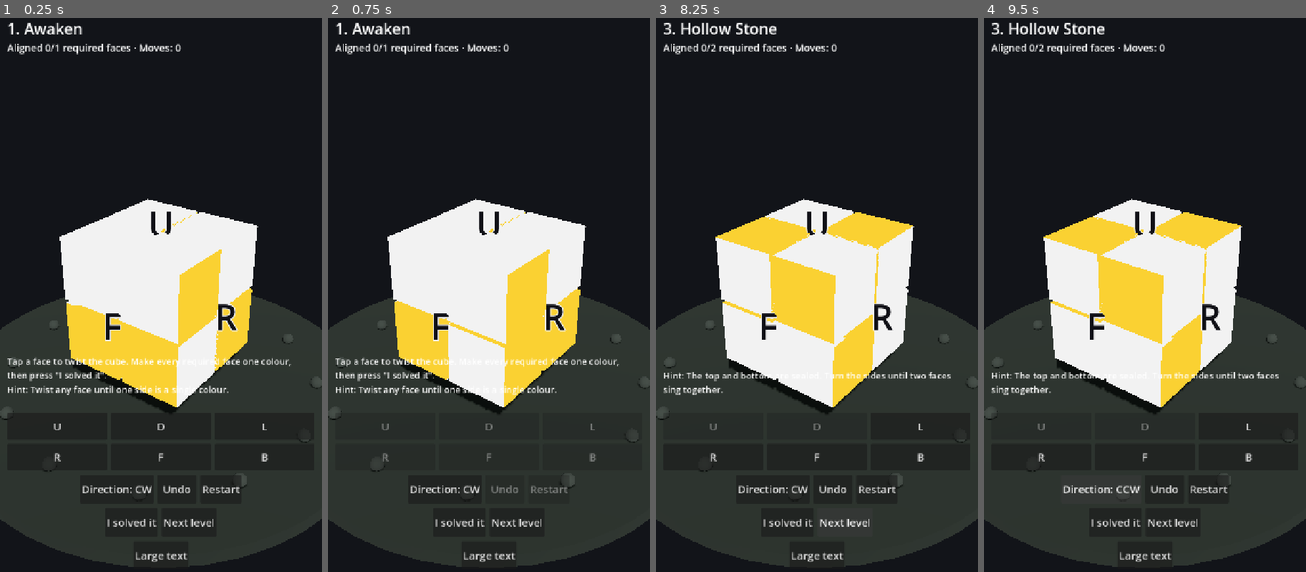
Above: before the commit, frames 1-4 (left to right).
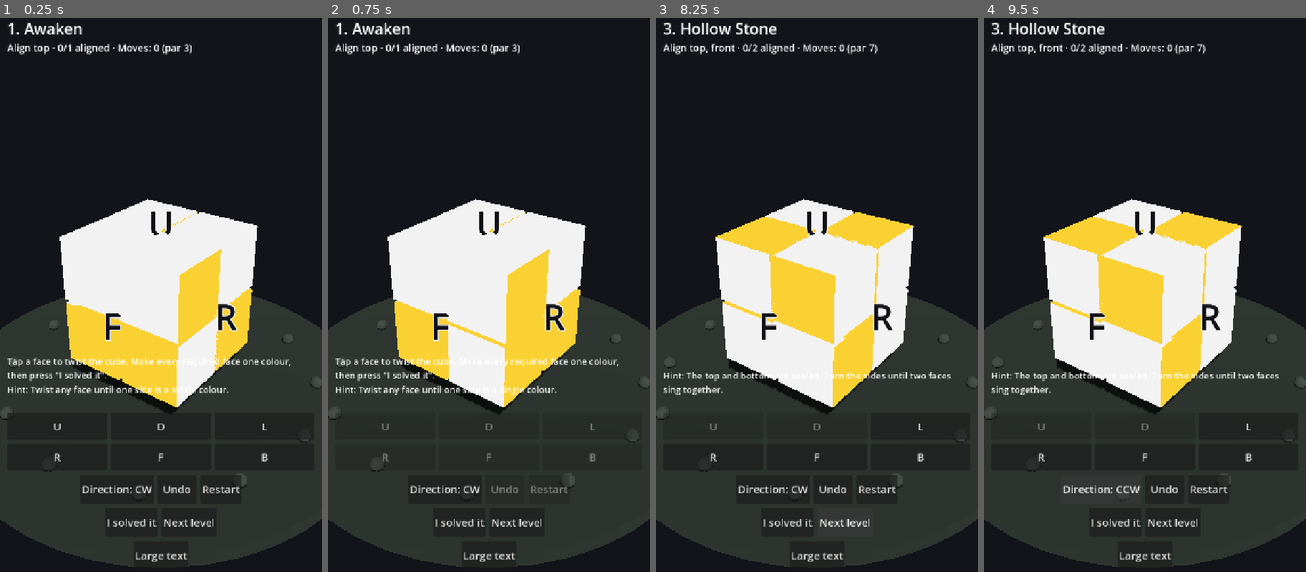
Above: after the commit, the same moments.

Repository: downwitherfan-design/CraftCube
Game: Godot game, scene res://scenes/Main.tscn
Same seed, same stepped clock (60 frames per second), same inputs: the game is played once before the commit and once after it.
Inputs:
- Up to frame 1 (0.25 s): no input
- Up to frame 2 (0.75 s): click "U" at 0.5 s
- Up to frame 3 (8.25 s): click "D" at 1.25 s; click "L" at 2 s; click "R" at 2.75 s; click "F" at 3.5 s; click "B" at 4.25 s; click "Restart" at 5 s; click "Restart" at 5.75 s; click "Restart" at 6.5 s; click "Next level" at 7.25 s; click "Next level" at 8 s
- Up to frame 4 (9.5 s): click "Direction: CW" at 8.75 s

The runs differ from the first frame. In frame 1, 0.5% of the frame differs, in the area x 9-60%, y 4-7%; in frame 2, 0.5%; in frame 3, 0.5%, in the area x 9-69%, y 4-7%; in frame 4, 0.5%.

Commit message:
AI-13: name the objective in player terms and show par in the HUD status line
Status now reads e.g. 'Align top, front - 1/2 aligned - Moves: 4 (par 7)', so the player
sees which physical faces are required and how their move count compares to par. 239
tests / 0 fail.

Co-authored-by: openhands <openhands@all-hands.dev>

Diff:
--- a/game/scripts/game/game_controller.gd
+++ b/game/scripts/game/game_controller.gd
@@ -105,6 +105,12 @@
 func objective_progress() -> Dictionary:
 	return engine.objective_progress()
 
+## The level currently loaded, for presentation-layer readouts (title, objective faces, par).
+func current_level() -> Dictionary:
+	if current_index >= 0 and current_index < levels.size():
+		return levels[current_index]
+	return {}
+
 func legal_faces() -> Array:
 	var faces := []
 	for m in engine.legal_moves():
--- a/game/scripts/game/hud.gd
+++ b/game/scripts/game/hud.gd
@@ -163,14 +163,24 @@
 	var prog: Dictionary = controller.objective_progress()
 	var total := int(prog.get("total", 0))
 	var aligned := int(prog.get("aligned", 0))
+	var par := int(controller.current_level().get("par_moves", 0))
 	if total > 0:
-		_status.text = "Aligned %d/%d required faces · Moves: %d" % [aligned, total, controller.engine.move_count()]
+		_status.text = "%s · %d/%d aligned · Moves: %d (par %d)" % [_objective_faces_text(), aligned, total, controller.engine.move_count(), par]
 	else:
-		_status.text = "Moves: %d" % controller.engine.move_count()
+		_status.text = "Moves: %d (par %d)" % [controller.engine.move_count(), par]
 	# Live cue so the player knows when the required faces are aligned; the win is still
 	# confirmed by the domain predicate via "I solved it".
 	if controller.engine.is_solved():
 		_status.text = "All required faces aligned — press \"I solved it\"."
+
+## Names the objective's required faces in player terms, so "Align U" reads as "top".
+func _objective_faces_text() -> String:
+	var names := {"U": "top", "D": "bottom", "F": "front", "B": "back", "L": "left", "R": "right"}
+	var faces: Array = controller.current_level().get("objective", {}).get("params", {}).get("faces", [])
+	var out := PackedStringArray()
+	for f in faces:
+		out.append(names.get(str(f), str(f)))
+	return "Align " + ", ".join(out)
 
 func _on_flip() -> void:
 	_ccw_mode = not _ccw_mode
--- a/game/tests/run_tests.gd
+++ b/game/tests/run_tests.gd
@@ -49,6 +49,7 @@
 	_test_world_state_and_resume()
 	_test_objective_progress()
 	_test_animated_chapter_end_to_end()
+	_test_hud_status_text()
 	_test_scramble_fuzz()
 	print("== Summary: %d passed, %d failed ==" % [_passed, _failed])
 	for f in _failures:
@@ -926,6 +927,26 @@
 	else:
 		SaveManager.delete_at_path(saved)
 
+## The HUD status line must name the objective in player terms (top/bottom, not U/D), show
+## progress toward it, and show the level par so "good" play is legible without a manual.
+func _test_hud_status_text() -> void:
+	print("[hud status text]")
+	var m = load("res://scenes/Main.tscn").instantiate()
+	m._ready()
+	var hud = m.get_node_or_null("HUD")
+	m.load_level(0)  # Awaken: align top, par 3
+	hud._refresh_status()
+	_check("status names the top face for a U objective", hud._status.text.contains("top"))
+	_check("status shows progress fraction", hud._status.text.contains("/1 aligned"))
+	_check("status shows par", hud._status.text.contains("par 3"))
+	m.load_level(2)  # Hollow Stone: align top+front
+	hud._refresh_status()
+	_check("status names both required faces", hud._status.text.contains("top") and hud._status.text.contains("front"))
+	_check("status shows /2 for a two-face objective", hud._status.text.contains("/2 aligned"))
+	if m.get_parent() != null:
+		m.get_parent().remove_child(m)
+	m.free()
+
 func _colour_histogram(c: CubeState) -> Dictionary:
 	var h := {}
 	for v in c.colours:
